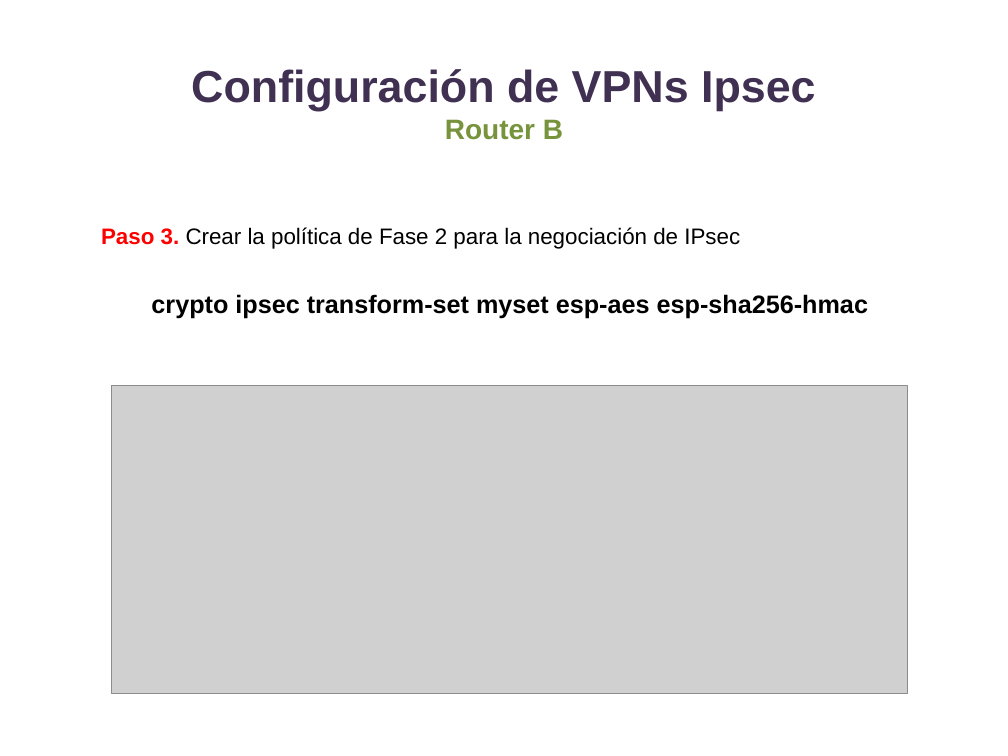
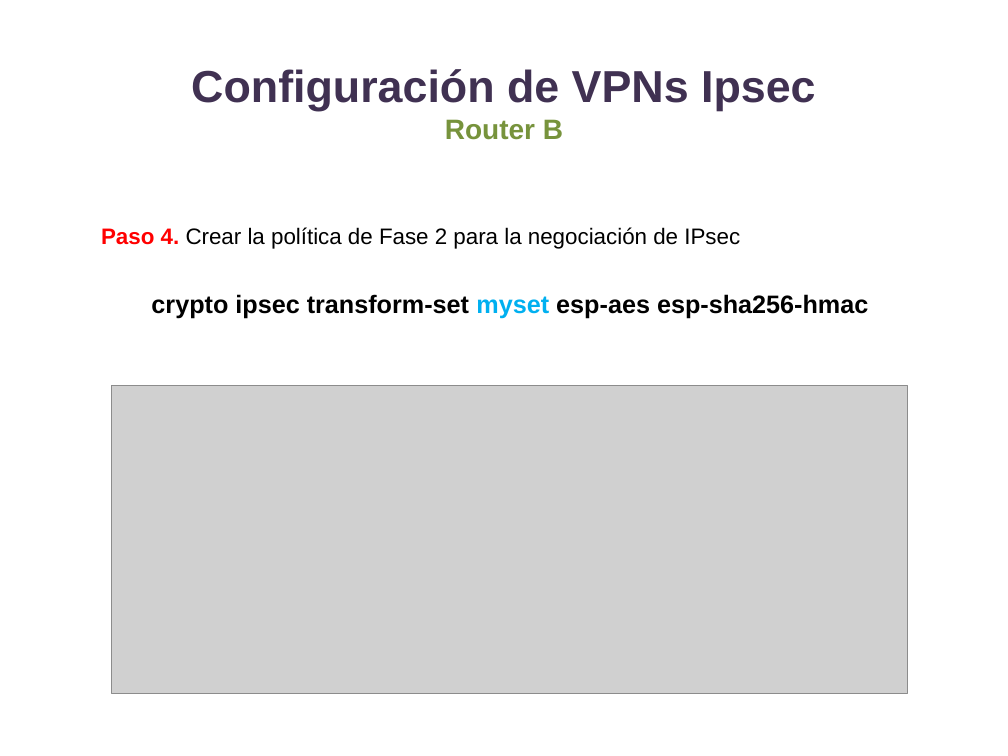
Before and after one commit to lizetheP/WAN, a slide deck: slide 15 of Calendario/Presentaciones/7_2_VPNs_IPsec.pptx (slide 14 before the commit). Drawn at 1008x756 pixels with LibreOffice and Linux fonts; fonts in the diff are those of the drawing; grey boxes stand for pictures. Boxes give left, top, right and bottom in pixels: in the first picture for what was removed or moved away, otherwise in the second. Text is boxed around its words. In the diff, an @@ line names an element or a change of style, - is before the commit and + after.

```diff
--- a/Calendario/Presentaciones/7_2_VPNs_IPsec.pptx
+++ b/Calendario/Presentaciones/7_2_VPNs_IPsec.pptx
@@ text at <box>101,227,740,249</box>: text changed @@
-Paso 3. Crear la política de Fase 2 para la negociación de IPsec
+Paso 4. Crear la política de Fase 2 para la negociación de IPsec
@@ text at <box>151,294,868,319</box>: text colour #000000 to #00B0F0 in "myset" @@
```
Also in this commit, not shown: 5 other slides changed.
